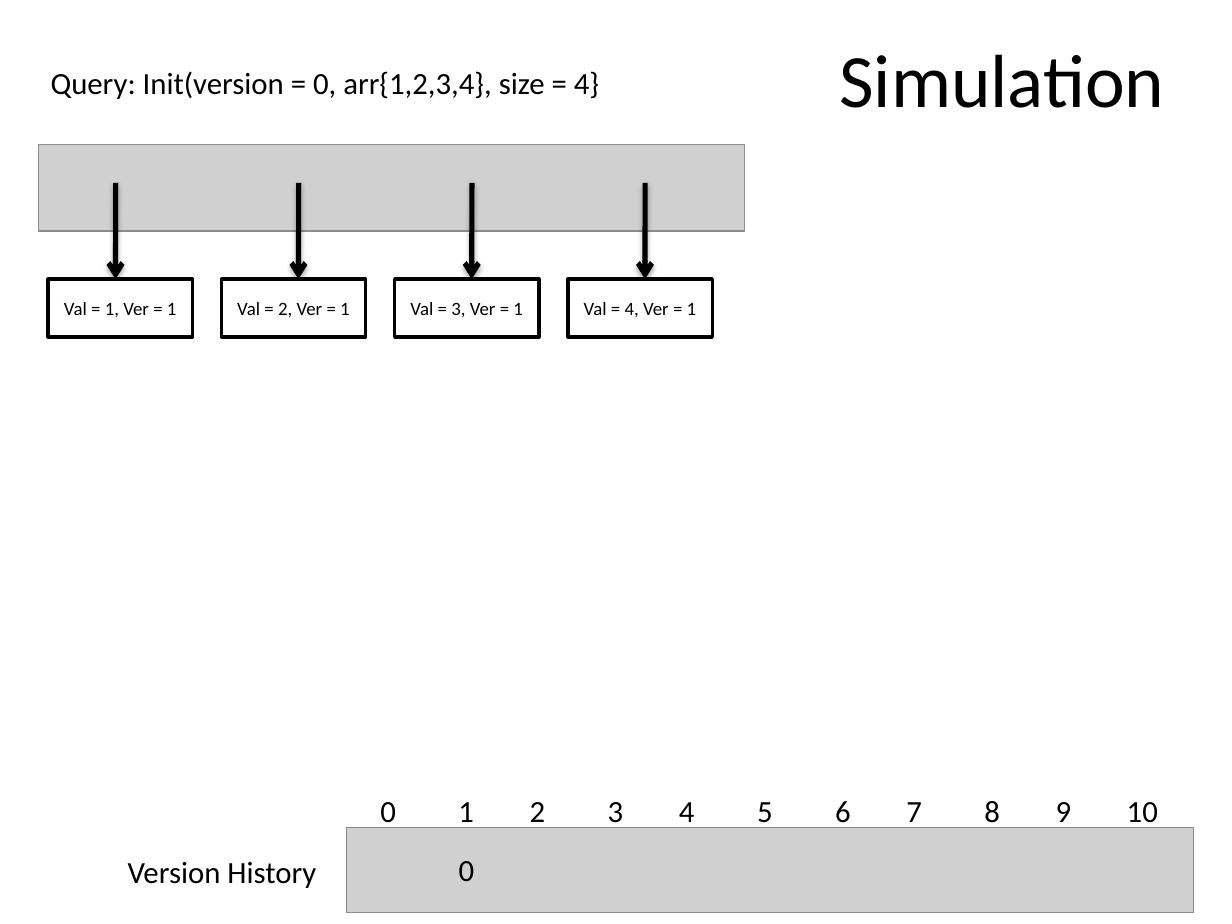
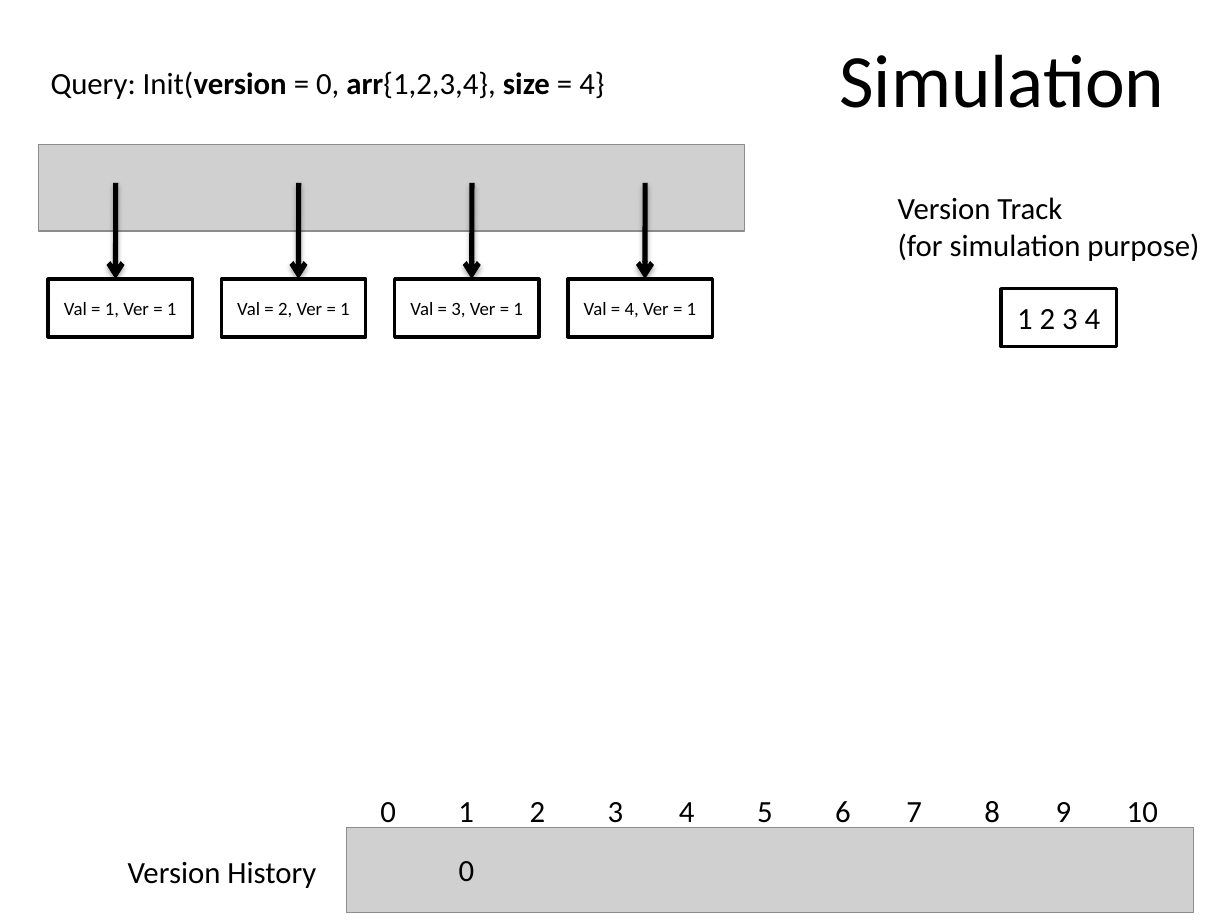
Before and after one commit to SirArthur7/PersistantDataStructure, a slide deck: slide 15 of Kanko/Persistent Array.pptx (slide 13 before the commit). Drawn at 1232x924 pixels with LibreOffice and Linux fonts; fonts in the diff are those of the drawing; grey boxes stand for pictures. Boxes give left, top, right and bottom in pixels: in the first picture for what was removed or moved away, otherwise in the second. Text is boxed around its words. In the diff, an @@ line names an element or a change of style, - is before the commit and + after.

```diff
--- a/Kanko/Persistent Array.pptx
+++ b/Kanko/Persistent Array.pptx
@@ text "Query: Init(version = 0, arr{1,2,3,4}, ..." at <box>51,71,604,99</box>: bold on in "Init(version arr{1,2,3,4}, size" @@
@@ text added at <box>898,197,1199,261</box>, 18 pt, text #000000 @@
+Version Track
+(for simulation purpose)
@@ rectangle added at <box>1002,288,1117,346</box>, fill #FFFFFF, outline #000000 2 pt, 18 pt, text #000000 @@
+1 2 3 4
```
Also in this commit, not shown: 5 other slides changed, 6 slides added.
